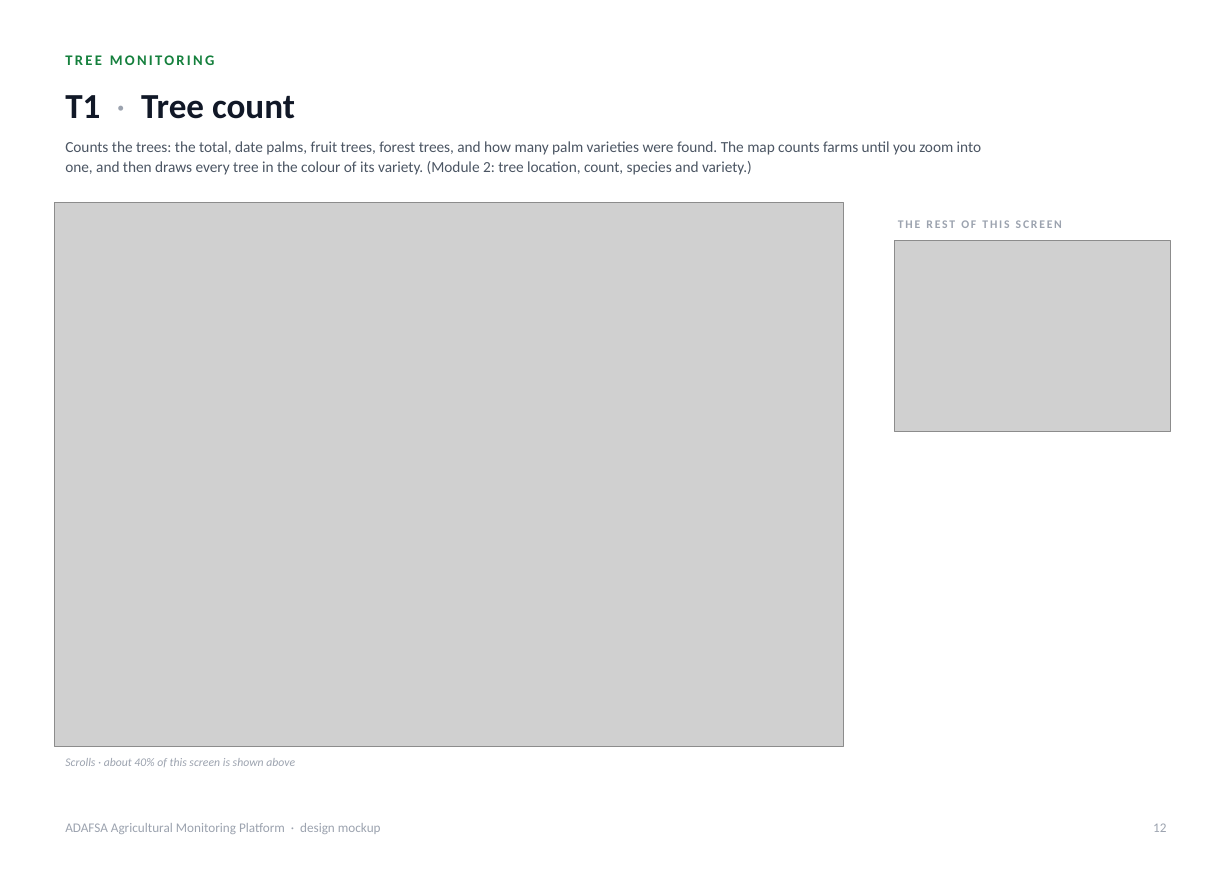
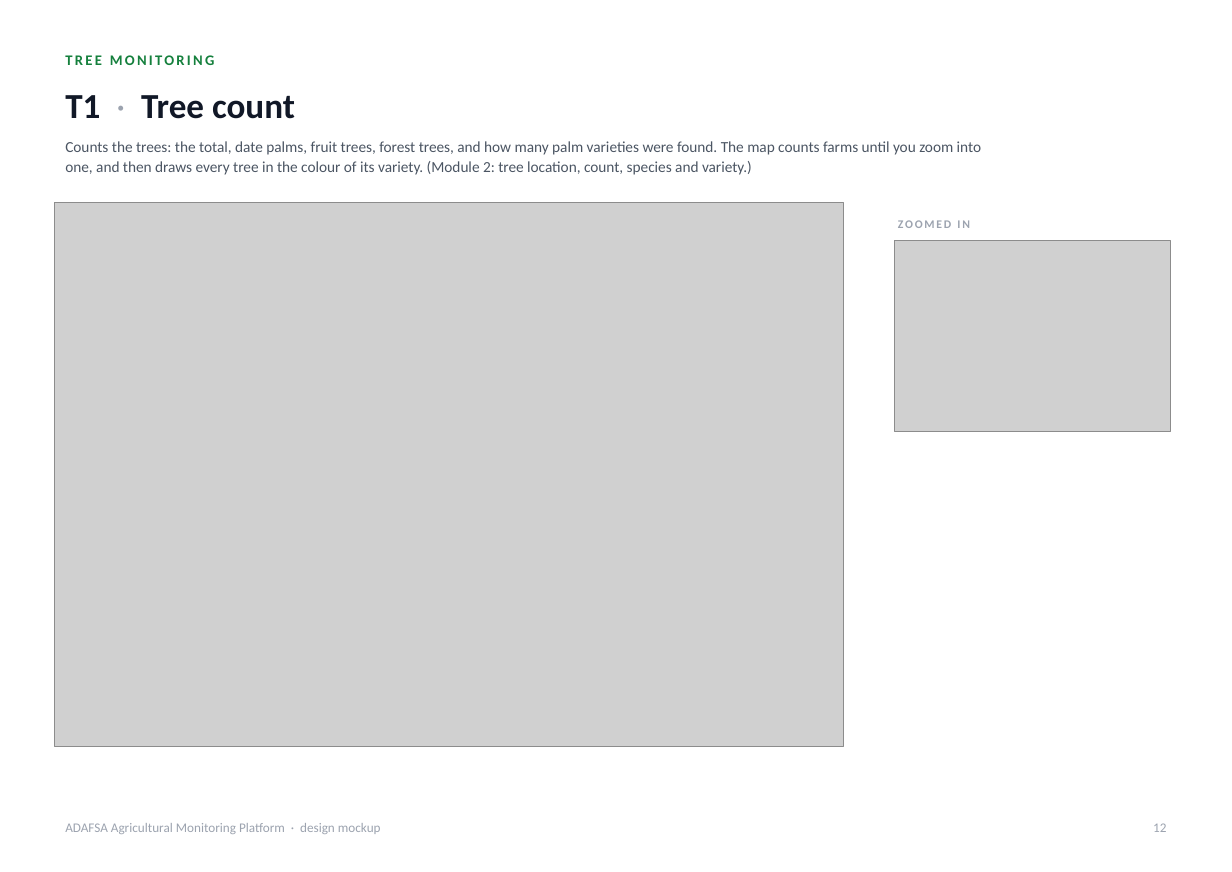
Before and after one commit to romainbigare/adafsa-mockup, a slide deck: slide 12 of docs/ADAFSA_Platform_Screens.pptx. Drawn at 1232x872 pixels with LibreOffice and Linux fonts; fonts in the diff are those of the drawing; grey boxes stand for pictures. Boxes give left, top, right and bottom in pixels: in the first picture for what was removed or moved away, otherwise in the second. Text is boxed around its words. In the diff, an @@ line names an element or a change of style, - is before the commit and + after.

```diff
--- a/docs/ADAFSA_Platform_Screens.pptx
+++ b/docs/ADAFSA_Platform_Screens.pptx
@@ text at box(898, 220, 970, 228): text changed @@
-THE REST OF THIS SCREEN
+ZOOMED IN
@@ text removed at box(65, 758, 295, 767) @@
-Scrolls · about 40% of this screen is shown above
```
Also in this commit, not shown: 1 other slide changed, 14 other files.
